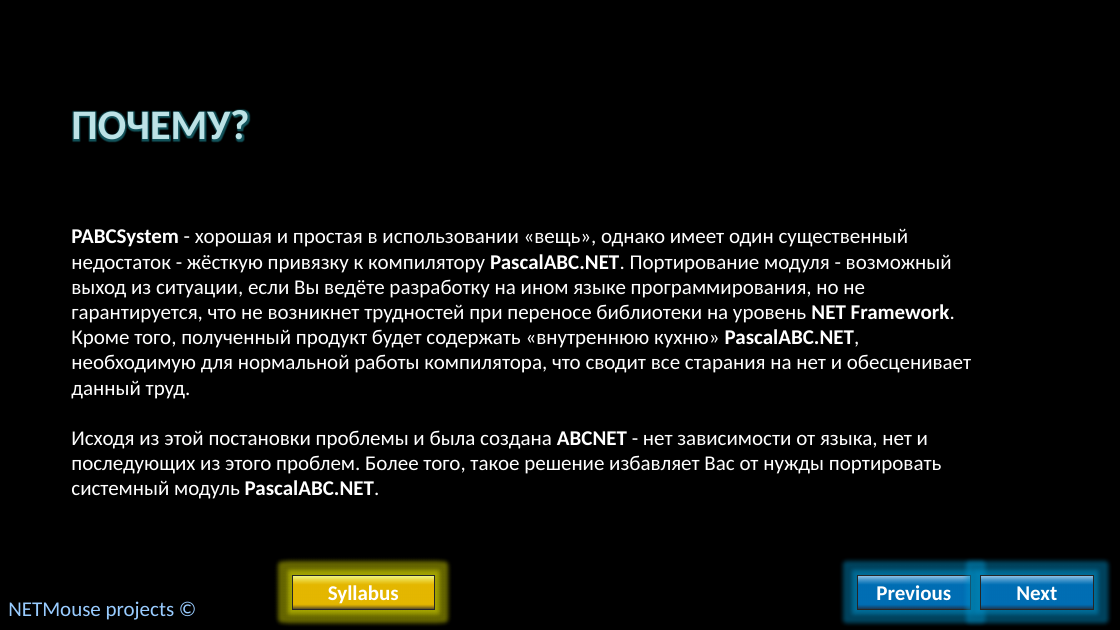
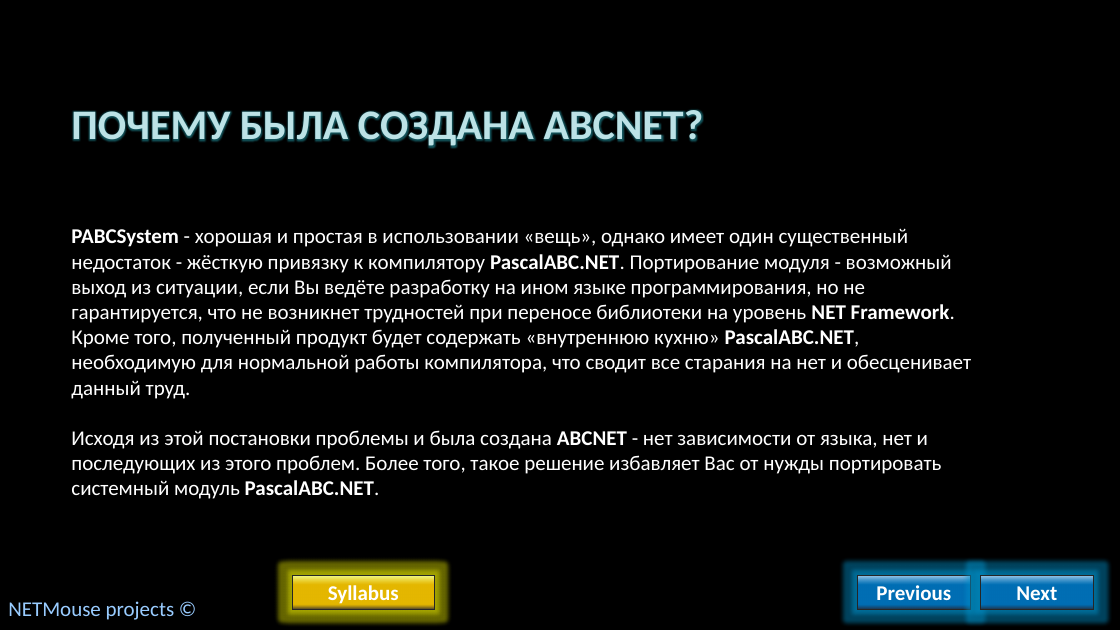
Before and after one commit to AlvinSeville7cf-NET-projects/ABCNET, a slide deck: slide 5 of NETMouse - .NET release/Presentations/ABCNET как продолжение PABCSystem.pptx. Drawn at 1120x630 pixels with LibreOffice and Linux fonts; fonts in the diff are those of the drawing; background and template pictures are left out. Boxes give left, top, right and bottom in pixels: in the first picture for what was removed or moved away, otherwise in the second. Text is boxed around its words. In the diff, an @@ line names an element or a change of style, - is before the commit and + after.

```diff
--- a/NETMouse - .NET release/Presentations/ABCNET как продолжение PABCSystem.pptx
+++ b/NETMouse - .NET release/Presentations/ABCNET как продолжение PABCSystem.pptx
@@ title at bbox=[71, 110, 704, 148]: text changed @@
-ПОЧЕМУ?
+ПОЧЕМУ БЫЛА СОЗДАНА ABCNET?
```
Also in this commit, not shown: 3 other slides changed.
